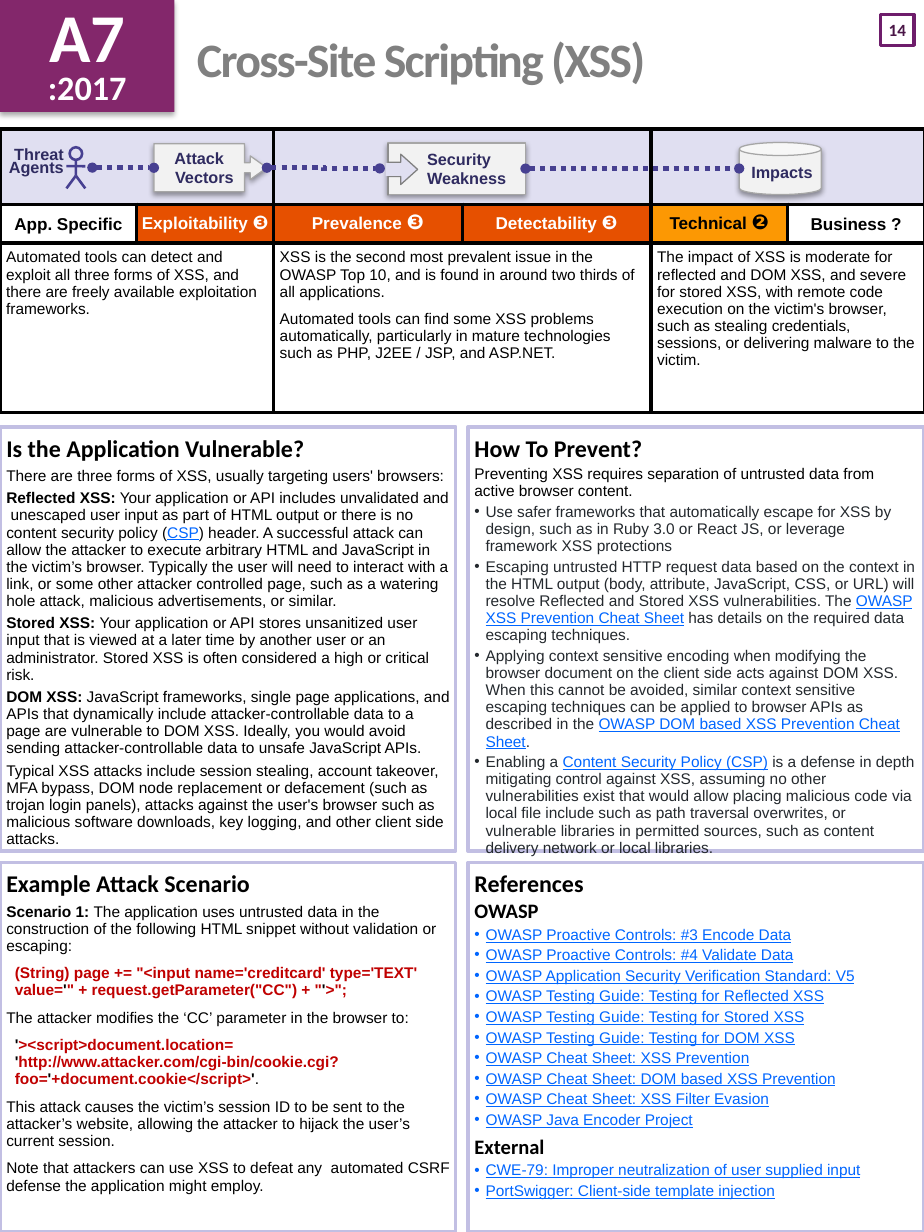
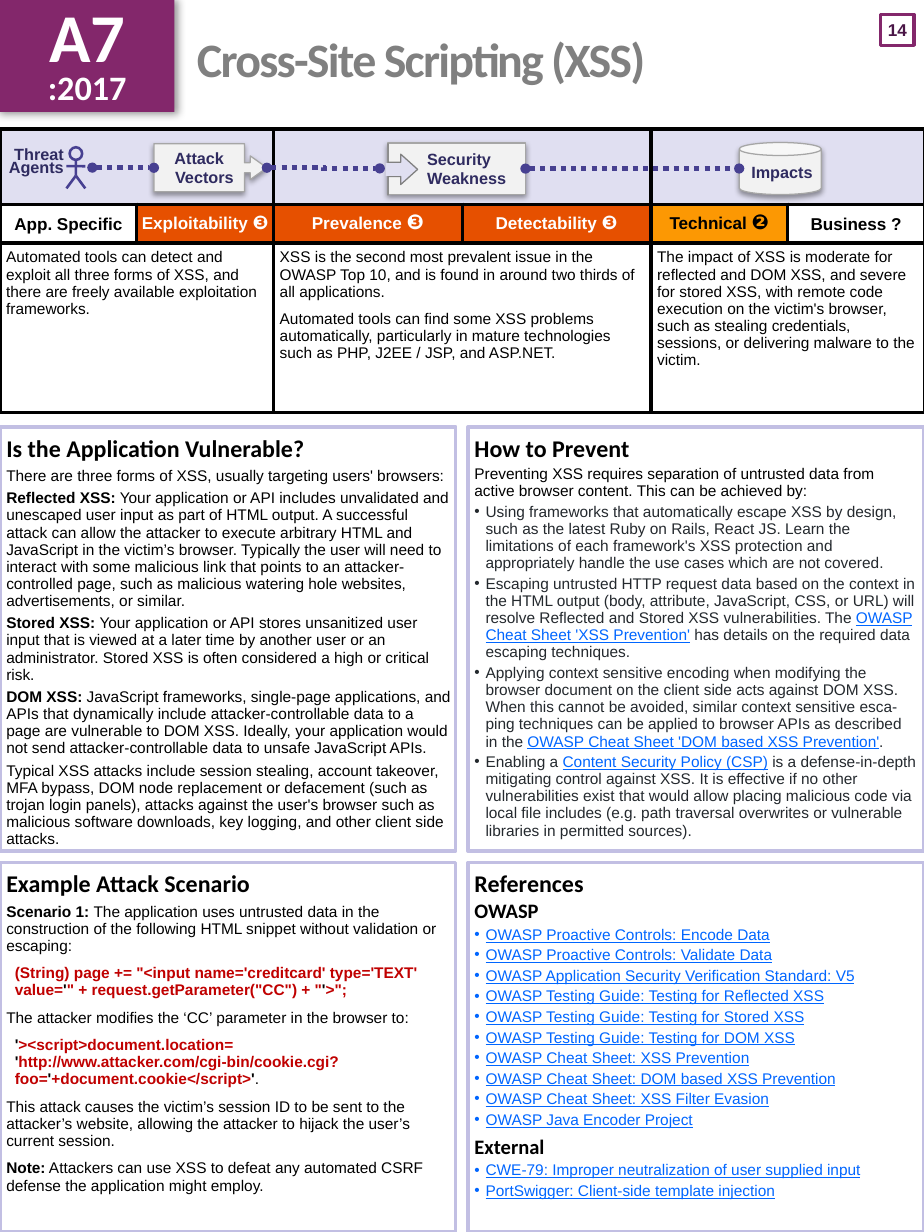
Before and after one commit to OWASP/Top10, a slide deck: slide 15 of 2017/OWASP Top 10 2017 GM (en).pptx. Drawn at 924x1232 pixels with LibreOffice and Linux fonts; fonts in the diff are those of the drawing. Boxes give left, top, right and bottom in pixels: in the first picture for what was removed or moved away, otherwise in the second. Text is boxed around its words. In the diff, an @@ line names an element or a change of style, - is before the commit and + after.

Commit message:
OWASP Top 10 2017 Golden Master
Regenerate final Golden Master docx, PDF, html, upload latest PPTX, etc.
General tidy up of Markdown.

```diff
--- a/2017/OWASP Top 10 2017 GM (en).pptx
+++ b/2017/OWASP Top 10 2017 GM (en).pptx
@@ text "A7" at box(0, 0, 175, 112): shadow on @@
@@ page number at box(881, 15, 915, 46): font Calibri to Arial; outline #6D1D6B 2 pt to #83276B 2 pt @@
@@ text at box(474, 441, 917, 839): text changed @@
-How To Prevent?
-Preventing XSS requires separation of untrusted data from active browser content.
-• Use safer frameworks that automatically escape for XSS by design, such as in Ruby 3.0 or React JS, or leverage framework XSS protections
-• Escaping untrusted HTTP request data based on the context in the HTML output (body, attribute, JavaScript, CSS, or URL) will resolve Reflected and Stored XSS vulnerabilities. The OWASP XSS Prevention Cheat Sheet has details on the required data escaping techniques.
-• Applying context sensitive encoding when modifying the browser document on the client side acts against DOM XSS. When this cannot be avoided, similar context sensitive escaping techniques can be applied to browser APIs as described in the OWASP DOM based XSS Prevention Cheat Sheet.
-• Enabling a Content Security Policy (CSP) is a defense in depth mitigating control against XSS, assuming no other vulnerabilities exist that would allow placing malicious code via local file include such as path traversal overwrites, or vulnerable libraries in permitted sources, such as content delivery network or local libraries.
+How to Prevent
+Preventing XSS requires separation of untrusted data from active browser content. This can be achieved by:
+• Using frameworks that automatically escape XSS by design, such as the latest Ruby on Rails, React JS. Learn the limitations of each framework's XSS protection and appropriately handle the use cases which are not covered.
+• Escaping untrusted HTTP request data based on the context in the HTML output (body, attribute, JavaScript, CSS, or URL) will resolve Reflected and Stored XSS vulnerabilities. The OWASP Cheat Sheet 'XSS Prevention' has details on the required data escaping techniques.
+• Applying context sensitive encoding when modifying the browser document on the client side acts against DOM XSS. When this cannot be avoided, similar context sensitive esca-ping techniques can be applied to browser APIs as described in the OWASP Cheat Sheet 'DOM based XSS Prevention'.
+• Enabling a Content Security Policy (CSP) is a defense-in-depth mitigating control against XSS. It is effective if no other vulnerabilities exist that would allow placing malicious code via local file includes (e.g. path traversal overwrites or vulnerable libraries in permitted sources).
@@ text at box(6, 491, 449, 608): text changed @@
-Reflected XSS: Your application or API includes unvalidated and unescaped user input as part of HTML output or there is no content security policy (CSP) header. A successful attack can allow the attacker to execute arbitrary HTML and JavaScript in the victim’s browser. Typically the user will need to interact with a link, or some other attacker controlled page, such as a watering hole attack, malicious advertisements, or similar.
+Reflected XSS: Your application or API includes unvalidated and unescaped user input as part of HTML output. A successful attack can allow the attacker to execute arbitrary HTML and JavaScript in the victim’s browser. Typically the user will need to interact with some malicious link that points to an attacker-controlled page, such as malicious watering hole websites, advertisements, or similar.
@@ text at box(6, 690, 451, 756): text changed @@
-DOM XSS: JavaScript frameworks, single page applications, and APIs that dynamically include attacker-controllable data to a page are vulnerable to DOM XSS. Ideally, you would avoid sending attacker-controllable data to unsafe JavaScript APIs.
+DOM XSS: JavaScript frameworks, single-page applications, and APIs that dynamically include attacker-controllable data to a page are vulnerable to DOM XSS. Ideally, your application would not send attacker-controllable data to unsafe JavaScript APIs.
@@ text at box(486, 928, 773, 963): text changed @@
-• OWASP Proactive Controls: #3 Encode Data
-• OWASP Proactive Controls: #4 Validate Data
+• OWASP Proactive Controls: Encode Data
+• OWASP Proactive Controls: Validate Data
@@ text at box(6, 1161, 423, 1194): text changed @@
-Note that attackers can use XSS to defeat any automated CSRF defense the application might employ.
+Note: Attackers can use XSS to defeat any automated CSRF defense the application might employ.
```
Also in this commit, not shown: 26 other slides changed, 22 other files.
